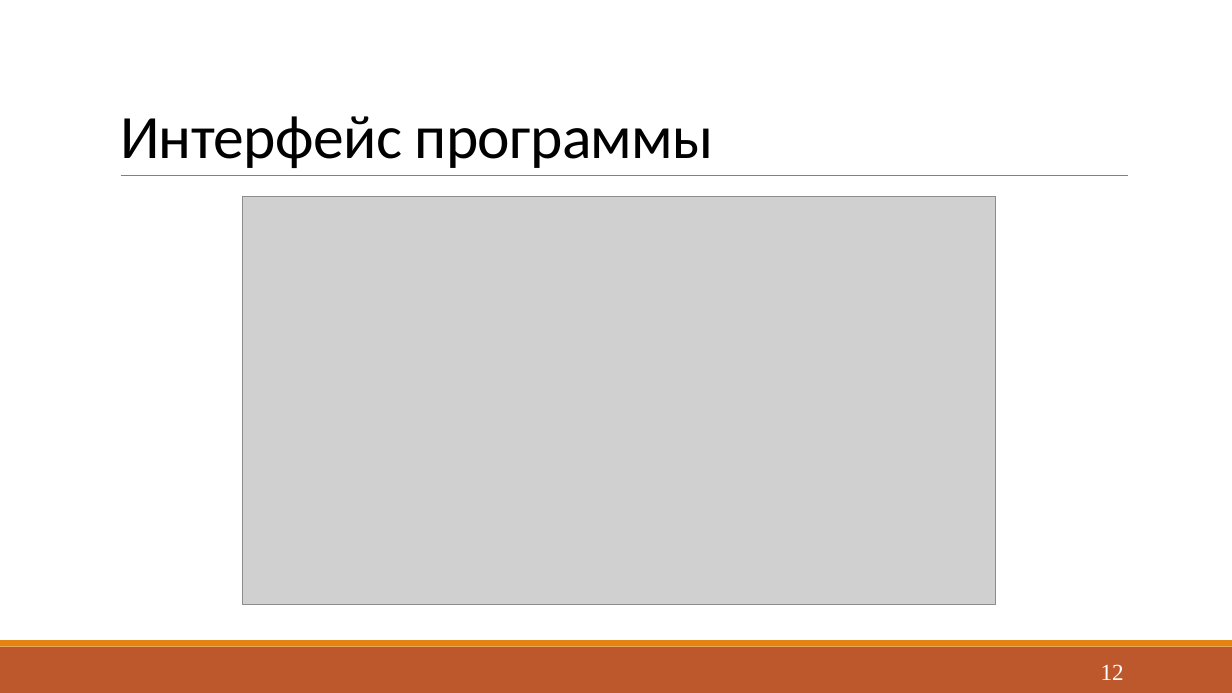
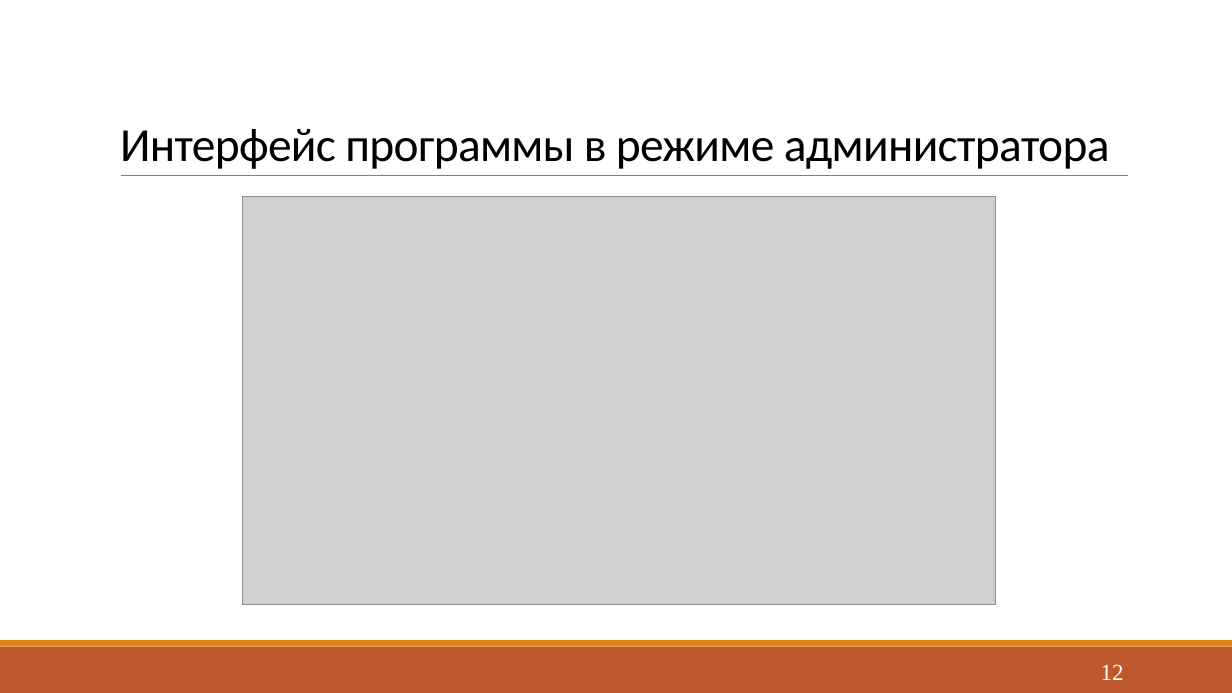
Before and after one commit to Yokud/DBCourseWork, a slide deck: slide 12 of docs/Presentation.pptx. Drawn at 1232x693 pixels with LibreOffice and Linux fonts; fonts in the diff are those of the drawing; grey boxes stand for pictures. Boxes give left, top, right and bottom in pixels: in the first picture for what was removed or moved away, otherwise in the second. Text is boxed around its words. In the diff, an @@ line names an element or a change of style, - is before the commit and + after.

```diff
--- a/docs/Presentation.pptx
+++ b/docs/Presentation.pptx
@@ title at (x1=120, y1=129, x2=1110, y2=169): text changed; size 48 to 37 pt @@
-Интерфейс программы
+Интерфейс программы в режиме администратора
```
Also in this commit, not shown: 10 other slides changed, 4 other files.
